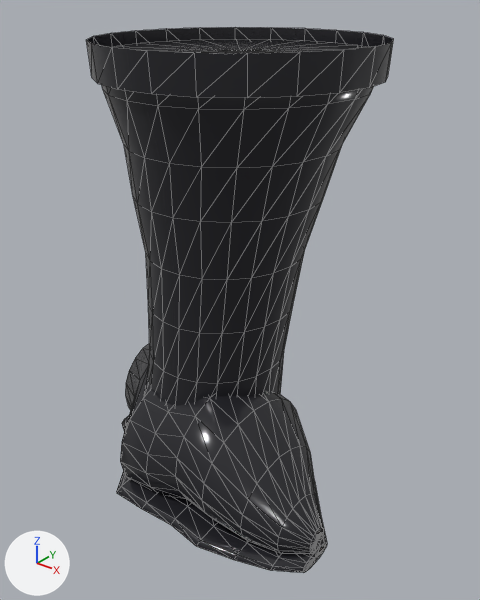
Before and after pictures for a commit that changed the glTF model public/models/footwear/theory_boot_L.glb.
Camera for both pictures: a camera (50 mm lens) standing at (0.42, -0.722, -0.408) and looking at (0.02, -0.222, -0.718). The axes (+X, +Y, +Z) are drawn at lower left. The lights are the same throughout. The first picture is the older version. Mesh edges are drawn as thin lines.

Before the edit, the objects in view are built like this:
```python
me_theory_boot_l = bpy.data.meshes.new('theory_boot_L')
me_theory_boot_l.from_pydata(...)  # 587 vertices, 1094 faces; spans x -0.13..0.18, y -0.367..-0.075, z -0.955..-0.458
me_theory_boot_l.materials.append(mat_theory_boot_l)  # black #27272c
ob_theory_boot_l = bpy.data.objects.new('theory_boot_L', me_theory_boot_l)
ob_theory_boot_l.location = (0.0, 0.0, 0.0)
```
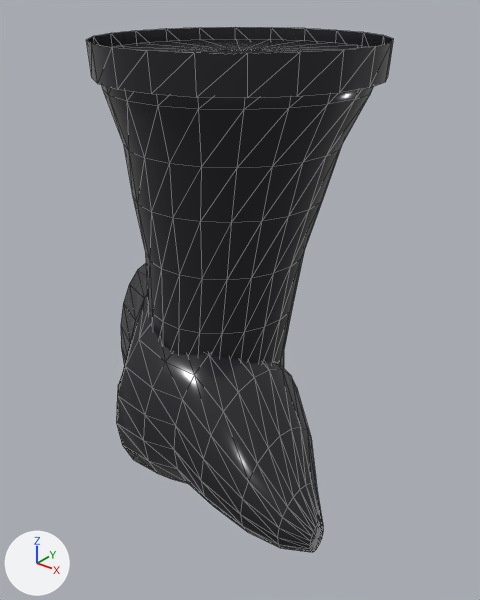
Edits to the bpy script that builds the scene:
```text
Change me_theory_boot_l:
    used by ob_theory_boot_l; location = (0.0, 0.0, 0.0)
    remove me_theory_boot_l.from_pydata(...)  # 587 vertices, 1094 faces; spans x -0.13..0.18, y -0.367..-0.075, z -0.955..-0.458
    add me_theory_boot_l.from_pydata(...)  # 453 vertices, 830 faces; spans x -0.156..0.18, y -0.357..-0.075, z -0.932..-0.458
    me_theory_boot_l part 1: the loose piece of 146 vertices spanning x -0.13..0.18, y -0.367..-0.143, z -0.925..-0.909 is deleted
    me_theory_boot_l part 2
    38 vertices are removed from x -0.104..-0.075, y -0.241..-0.209, z -0.923..-0.84
    75 faces are deleted
    11 vertices in x 0.155..0.18, y -0.328..-0.272, z -0.915..-0.881 move by (0.0, 0.0, 0.006)
    7 vertices in x 0.08..0.155, y -0.344..-0.226, z -0.914..-0.864 move by (0.0, 0.0, 0.014)
    7 vertices in x 0.18, y -0.315..-0.295, z -0.909..-0.903 move by (0.0, 0.0, 0.002)
    6 vertices in x -0.08..0.04, y -0.351..-0.157, z -0.884..-0.805 move by (0.0, 0.0, 0.049)
    6 vertices in x -0.08..0.04, y -0.348..-0.192, z -0.924..-0.881 move by (0.0, 0.0, 0.028)
    6 vertices in x -0.04..0.08, y -0.352..-0.183, z -0.924..-0.83 move by (0.0, 0.0, 0.034)
    160 vertices move from x -0.13..0.18, y -0.357..-0.153, z -0.955..-0.792 to x -0.13..0.18, y -0.357..-0.153, z -0.932..-0.711
    3 new faces join them
    other edits to the shape of me_theory_boot_l do not show in these pictures
```

Where the change shows, as pixel boxes [x1, y1, x2, y2] in the pictures (480 x 600 px; the box of a moved part takes in the faces that stretch with it):
'theory_boot_L', reshaped
    before: [86, 27, 394, 573]
    after: [86, 27, 394, 552]
part 1 of me_theory_boot_l, deleted (black)
    before: [116, 416, 327, 573]
part 2 of me_theory_boot_l, moved or reshaped
    before: [120, 344, 323, 554]
    after: [116, 263, 323, 552]
